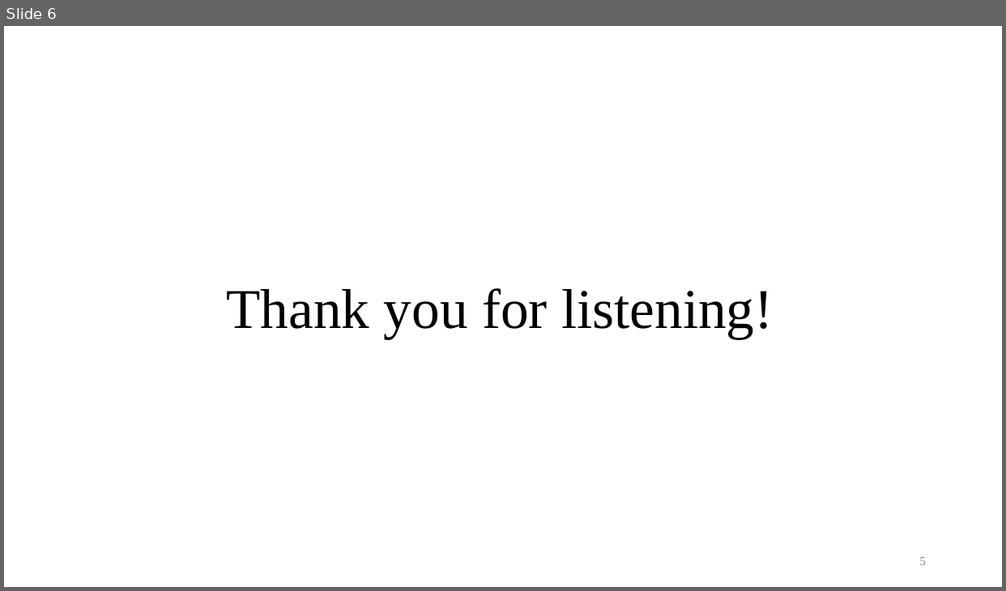
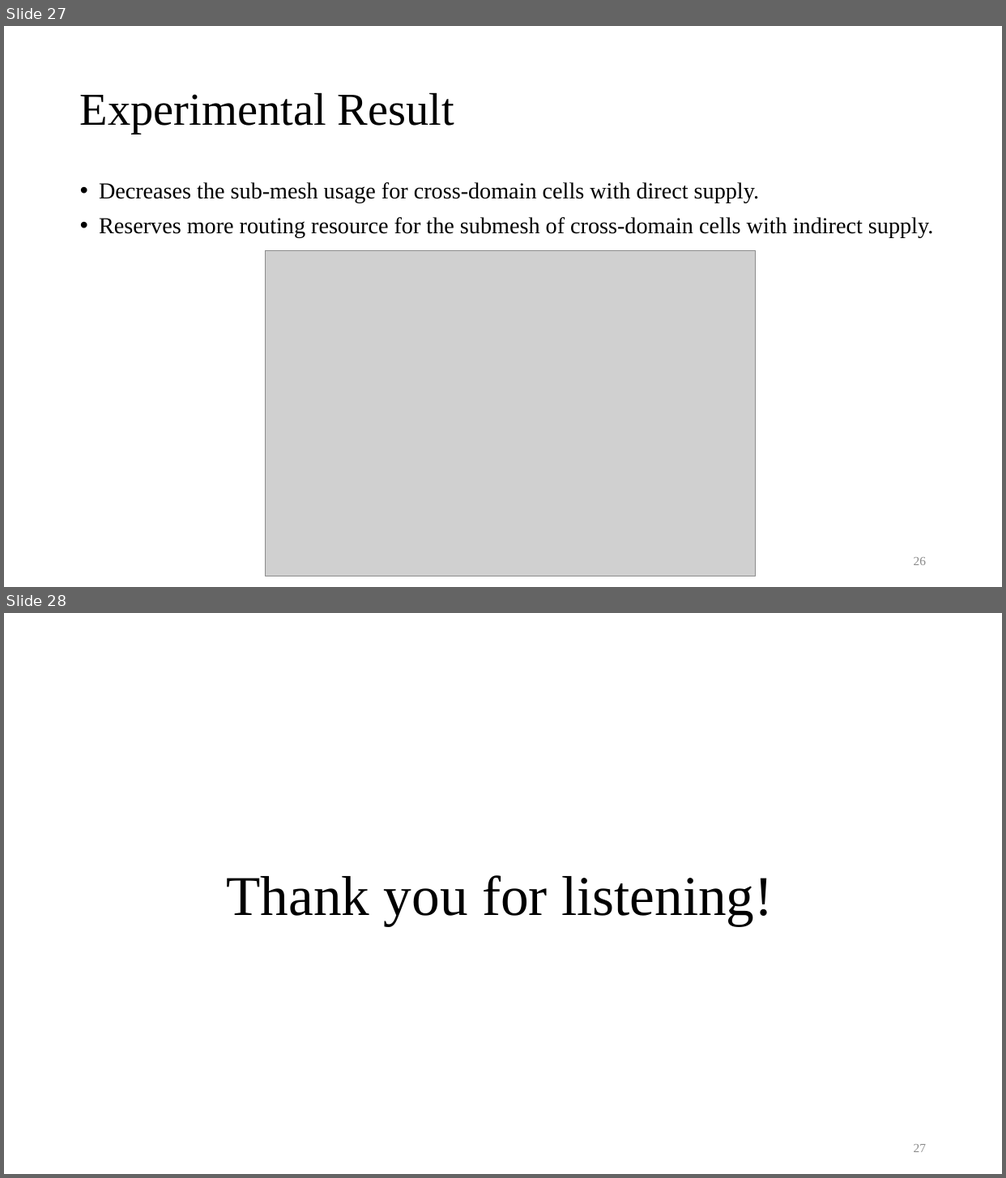
Before and after one commit to Pacific-Feng-Studuies/Studied-Papers, a slide deck: GM/powerplan/Power Sub-Mesh Construction in Multiple Power Domain Design/Power Sub-Mesh Construction in Multiple Power Domain Design.pptx. Shown one above the other, each under a label of ours: slide 6 before the commit, slides 27 and 28 after it. The pictures are 1006x591 and 1006x1178 pixels, drawn with LibreOffice and Linux fonts; fonts in the diff are those of the drawing; grey boxes stand for pictures. Boxes give left, top, right and bottom in pixels: in the first picture for what was removed or moved away, otherwise in the second. Text is boxed around its words. In the diff, an @@ line names an element or a change of style, - is before the commit and + after.

```diff
--- a/GM/powerplan/Power Sub-Mesh Construction in Multiple Power Domain Design/Power Sub-Mesh Construction in Multiple Power Domain Design.pptx
+++ b/GM/powerplan/Power Sub-Mesh Construction in Multiple Power Domain Design/Power Sub-Mesh Construction in Multiple Power Domain Design.pptx
@@ slide 27 added at bbox=[4, 26, 1002, 587], background #FFFFFF @@
@@ title added at bbox=[80, 92, 454, 134], 44 pt, text #000000 @@
+Experimental Result
@@ text added at bbox=[99, 182, 933, 238], 22 pt, text #000000 @@
+• Decreases the sub-mesh usage for cross-domain cells with direct supply.
+• Reserves more routing resource for the submesh of cross-domain cells with indirect supply.
@@ picture added at bbox=[266, 251, 756, 577] @@
@@ page number added at bbox=[914, 557, 926, 565], 12 pt, text #8C8C8C @@
+26
@@ what was slide 6 is now slide 28 @@
@@ page number at bbox=[914, 1144, 926, 1152]: text changed @@
-5
+27
```
Also in this commit, not shown: 4 slides changed, 22 other slides added, 1 slide removed.
